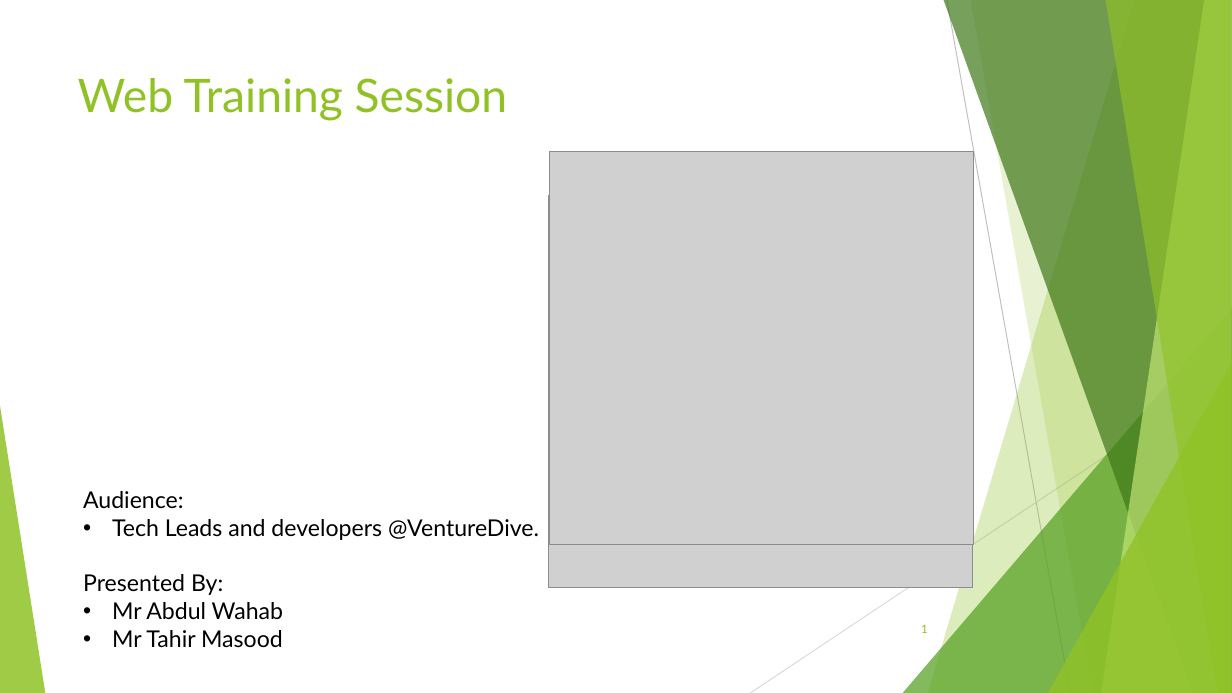
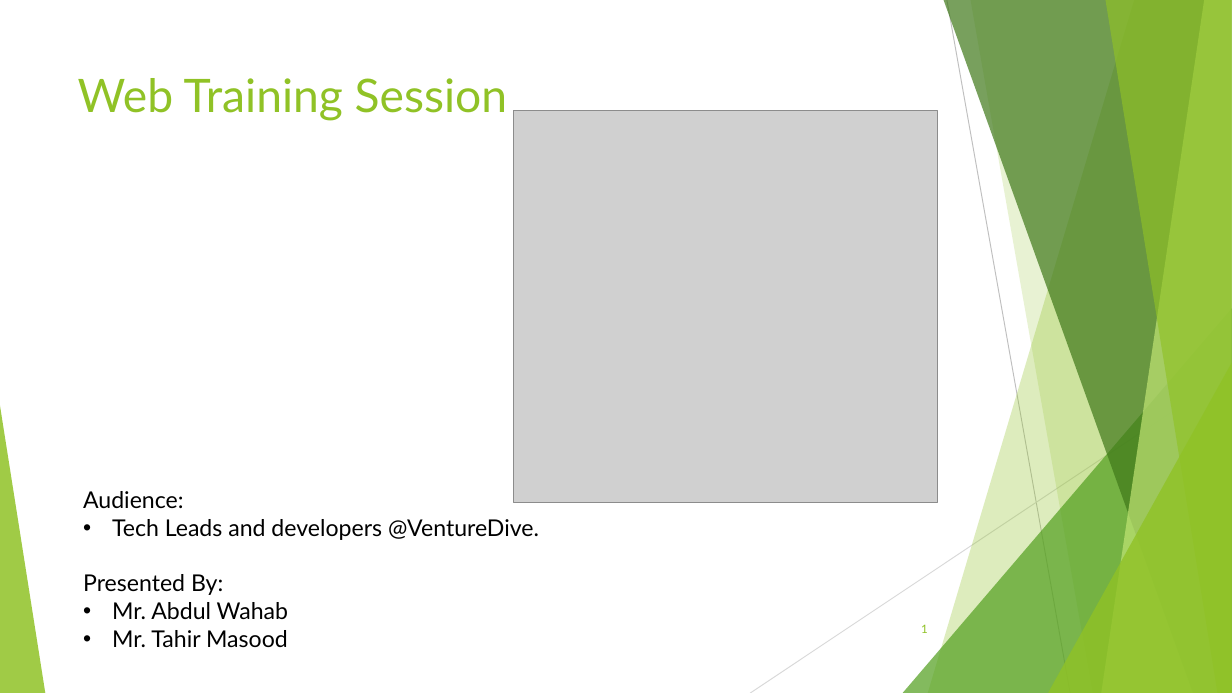
Before and after one commit to awahab29/samplealt, a slide deck: slide 1 of React.pptx. Drawn at 1232x693 pixels with LibreOffice and Linux fonts; fonts in the diff are those of the drawing; grey boxes stand for pictures. Boxes give left, top, right and bottom in pixels: in the first picture for what was removed or moved away, otherwise in the second. Text is boxed around its words. In the diff, an @@ line names an element or a change of style, - is before the commit and + after.

Commit message:
updated

```diff
--- a/React.pptx
+++ b/React.pptx
@@ picture moved from (x1=549, y1=195, x2=973, y2=587) to (x1=514, y1=110, x2=938, y2=502) @@
@@ picture removed at (x1=550, y1=152, x2=974, y2=543) @@
@@ text at (x1=112, y1=602, x2=288, y2=648): text changed @@
-• Mr Abdul Wahab
-• Mr Tahir Masood
+• Mr. Abdul Wahab
+• Mr. Tahir Masood
```
